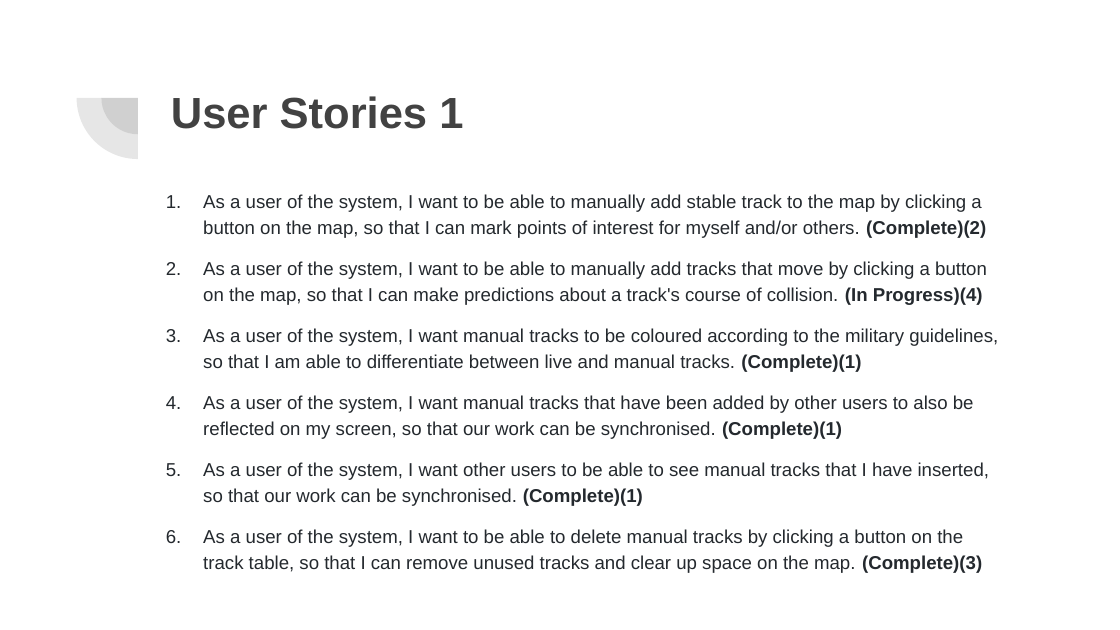
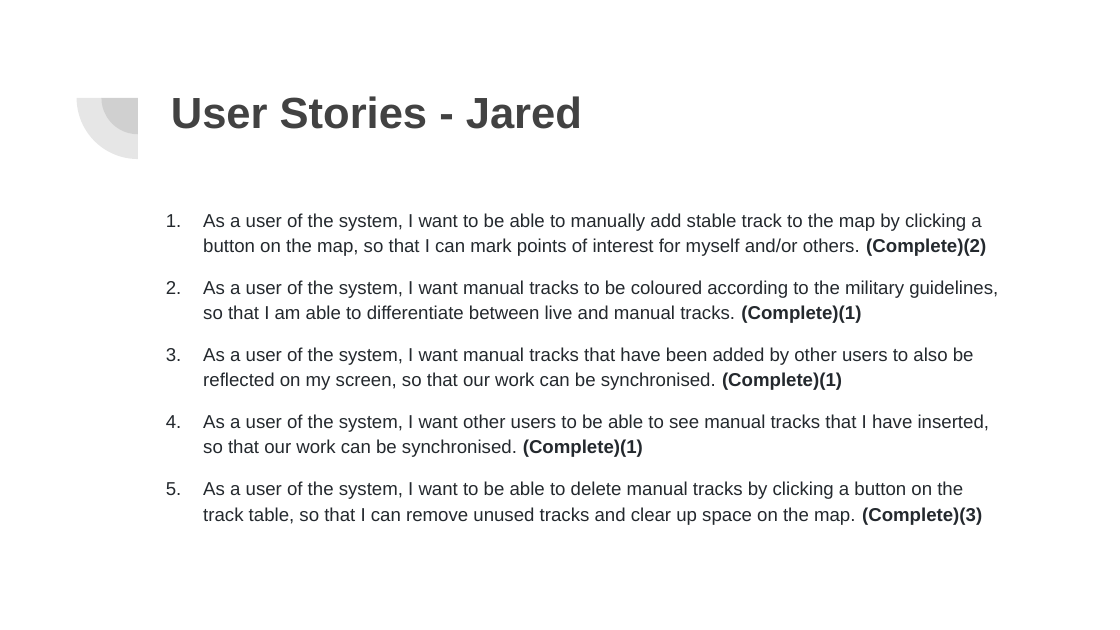
Before and after one commit to jenniferhuynhh/Honours-Project-2019, a slide deck: slide 3 of sem2/Client Meeting Slides/SERP Sem2 Meeting 4.pptx. Drawn at 1120x630 pixels with LibreOffice and Linux fonts; fonts in the diff are those of the drawing. Boxes give left, top, right and bottom in pixels: in the first picture for what was removed or moved away, otherwise in the second. Text is boxed around its words. In the diff, an @@ line names an element or a change of style, - is before the commit and + after.

Commit message:
Added names to user stories

```diff
--- a/sem2/Client Meeting Slides/SERP Sem2 Meeting 4.pptx
+++ b/sem2/Client Meeting Slides/SERP Sem2 Meeting 4.pptx
@@ title at [171,96,582,129]: text changed @@
-User Stories 1
+User Stories - Jared
@@ text "As a user of the ...": place and size @@
-text "As a user of the ..." at [203,194,998,573]
+text "As a user of the ..." at [203,213,998,525]
@@ text at [203,261,987,305]: paragraph removed @@
-2. As a user of the system, I want to be able to manually add tracks that move by clicking a button on the map, so that I can make predictions about a track's course of collision. (In Progress)(4)
```
Also in this commit, not shown: 2 other slides changed.
